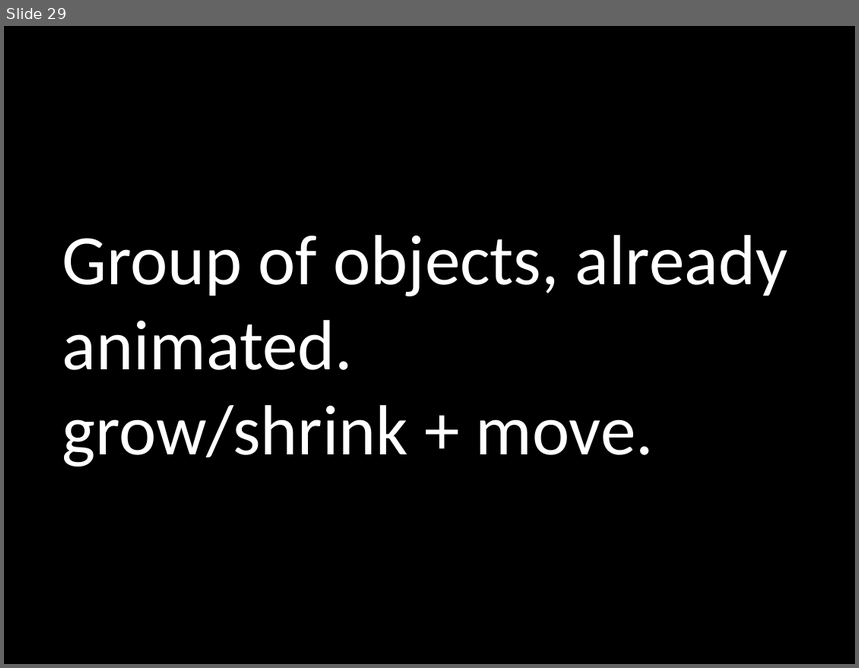
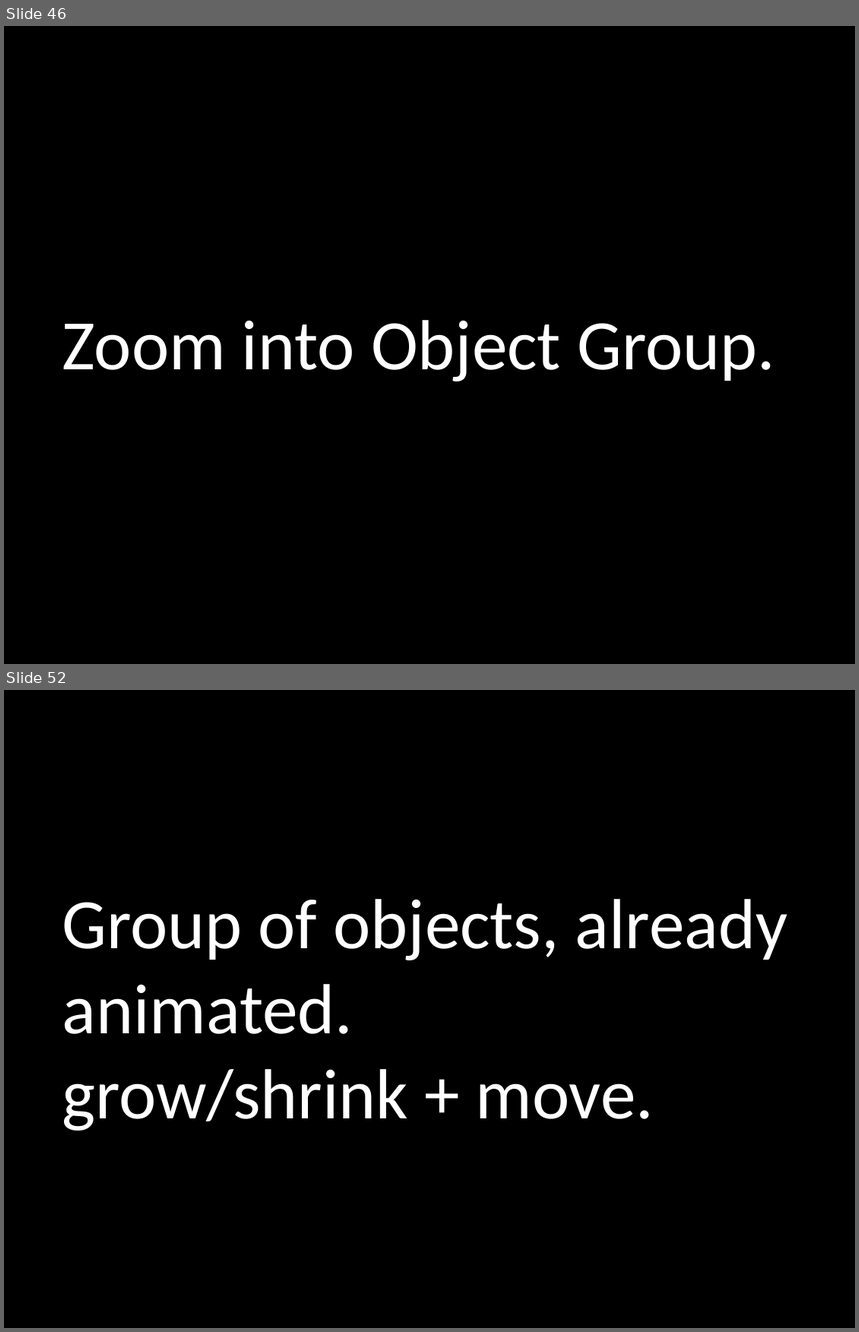
Before and after one commit to PowerPointLabs/PowerPointLabs, a slide deck: doc/Test scenarios.pptx. Shown one above the other, each under a label of ours: slide 29 before the commit, slides 46 and 52 after it; the slides between them are not shown. The pictures are 859x668 and 859x1332 pixels, drawn with LibreOffice and Linux fonts; fonts in the diff are those of the drawing. Boxes give left, top, right and bottom in pixels: in the first picture for what was removed or moved away, otherwise in the second. Text is boxed around its words. In the diff, an @@ line names an element or a change of style, - is before the commit and + after.

```diff
--- a/doc/Test scenarios.pptx
+++ b/doc/Test scenarios.pptx
@@ slide 46 added at [4,26,855,664], background #000000 @@
@@ title added at [63,320,775,382], 60 pt, text #FFFFFF @@
+Zoom into Object Group.
@@ what was slide 29 is now slide 52 @@
```
Also in this commit, not shown: 1 slide changed, 42 other slides added, 2 slides removed, 7 other files.
